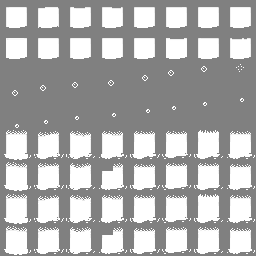
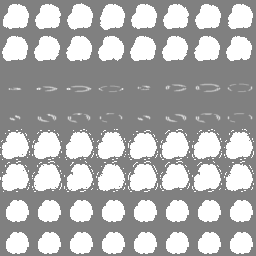
Comparing the layer stacks of the two 256×256 images. Changes:
added layer "Pasted Layer #1" above "Pasted Layer" over 6, 200, 253, 254
painted on "Pasted Layer" over 0, 3, 255, 255
